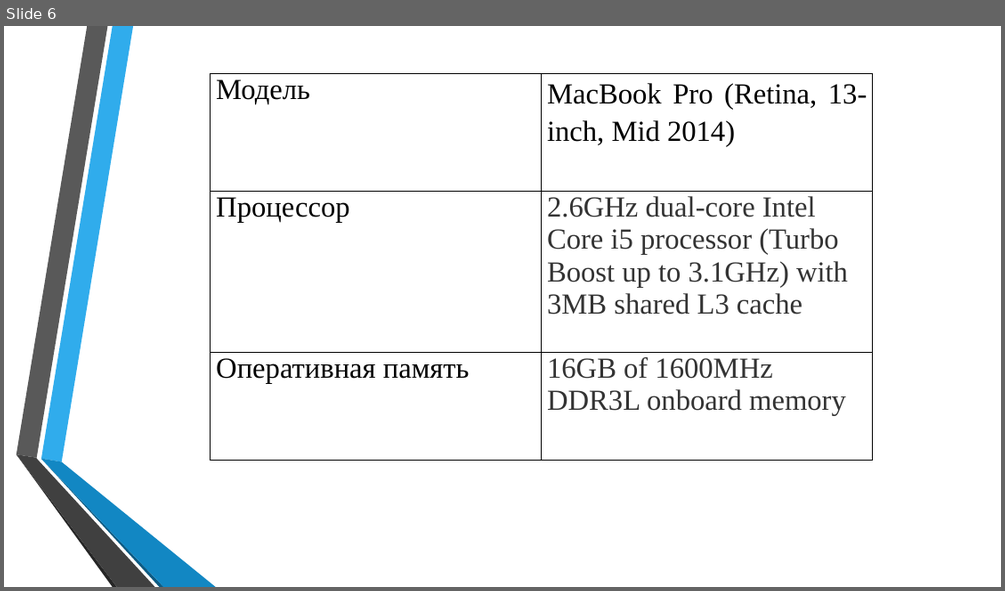
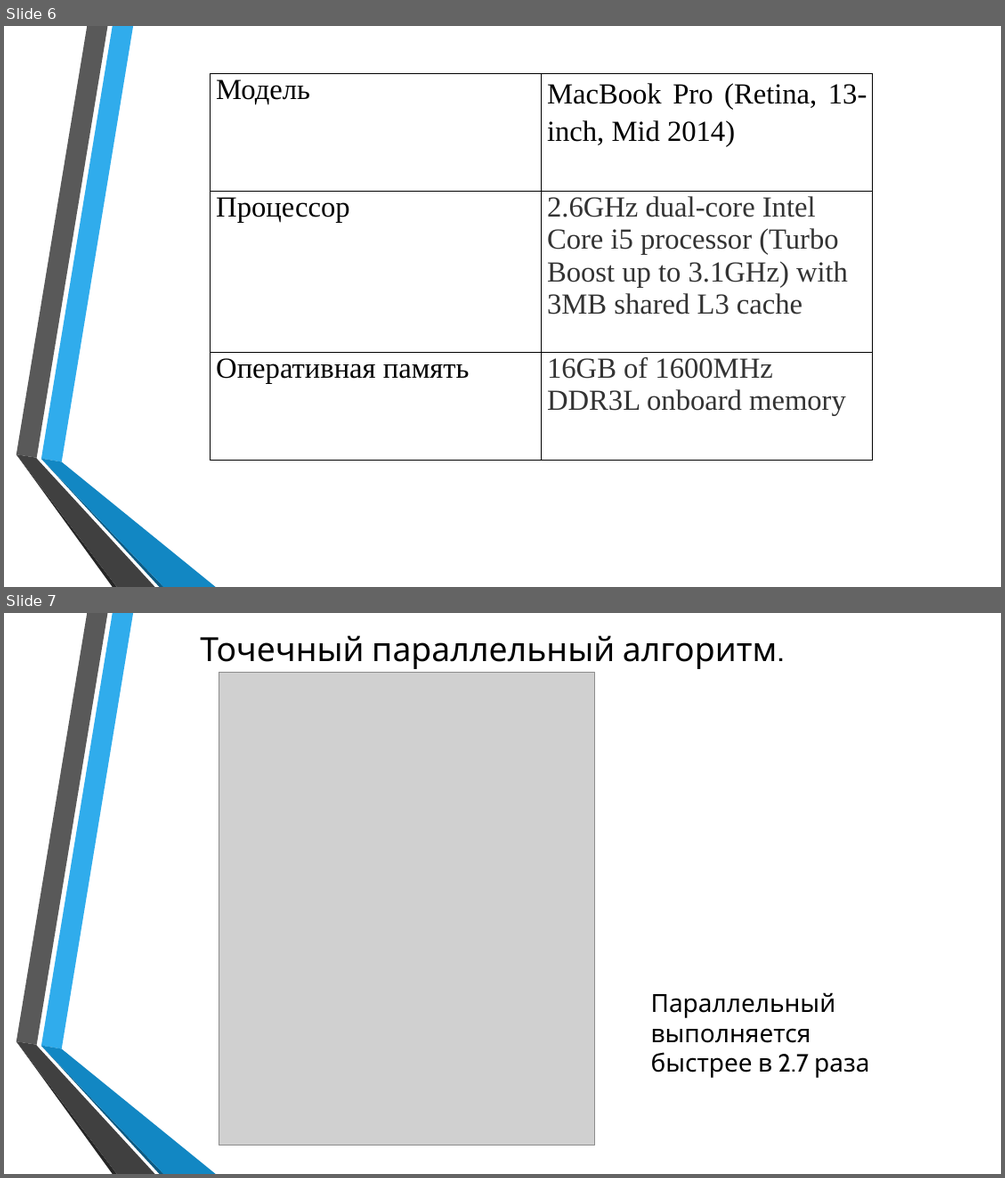
Before and after one commit to vadik49b/dirichlet_poisson_2d, a slide deck: doc/presentation.pptx. Shown one above the other, each under a label of ours: slide 6 before the commit, slides 6 and 7 after it. The pictures are 1005x591 and 1005x1178 pixels, drawn with LibreOffice and Linux fonts; fonts in the diff are those of the drawing; grey boxes stand for pictures; background and template pictures are left out. Boxes give left, top, right and bottom in pixels: in the first picture for what was removed or moved away, otherwise in the second. Text is boxed around its words. In the diff, an @@ line names an element or a change of style, - is before the commit and + after.

```diff
--- a/doc/presentation.pptx
+++ b/doc/presentation.pptx
@@ slide 7 added at bbox=[4, 613, 1001, 1174], background picture (left out); not listed: 6 template elements that a slide beside it also shows @@
@@ text added at bbox=[200, 635, 777, 669], 32 pt, text #000000 @@
+Точечный параллельный алгоритм.
@@ picture added at bbox=[218, 672, 595, 1144] @@
@@ text added at bbox=[651, 992, 869, 1078], 24 pt, text #000000 @@
+Параллельный выполняется быстрее в 2.7 раза
```
Also in this commit, not shown: 10 other slides added, 4 slides removed, 1 other file.
